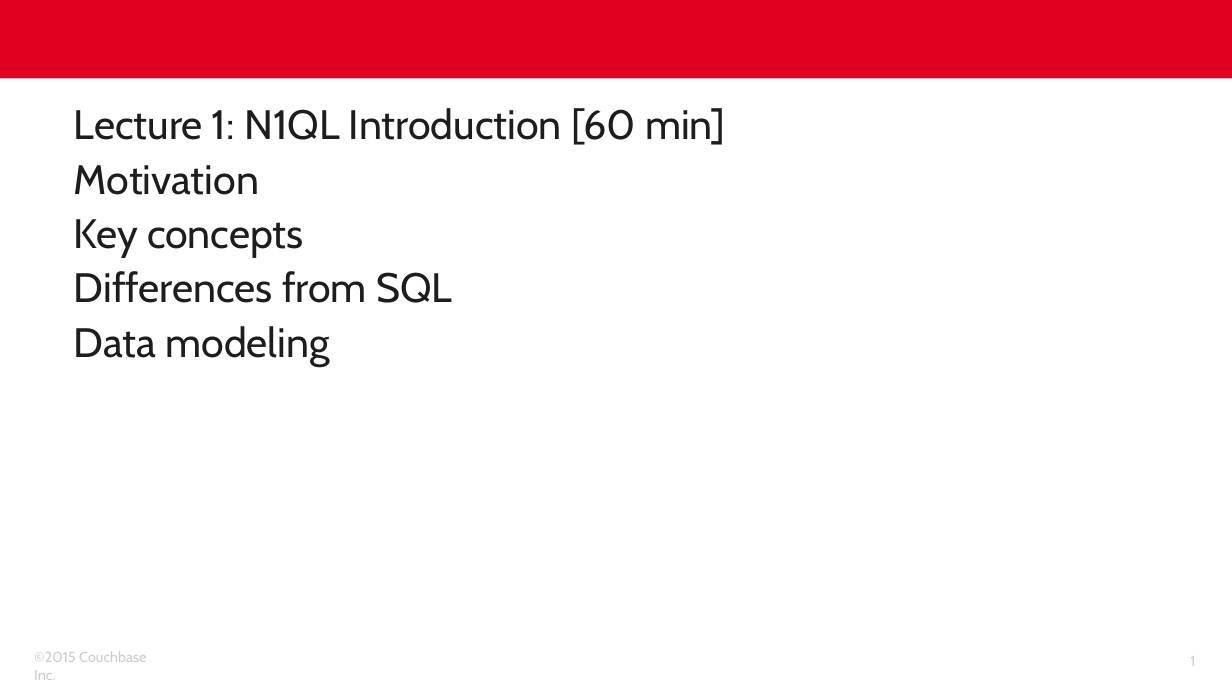
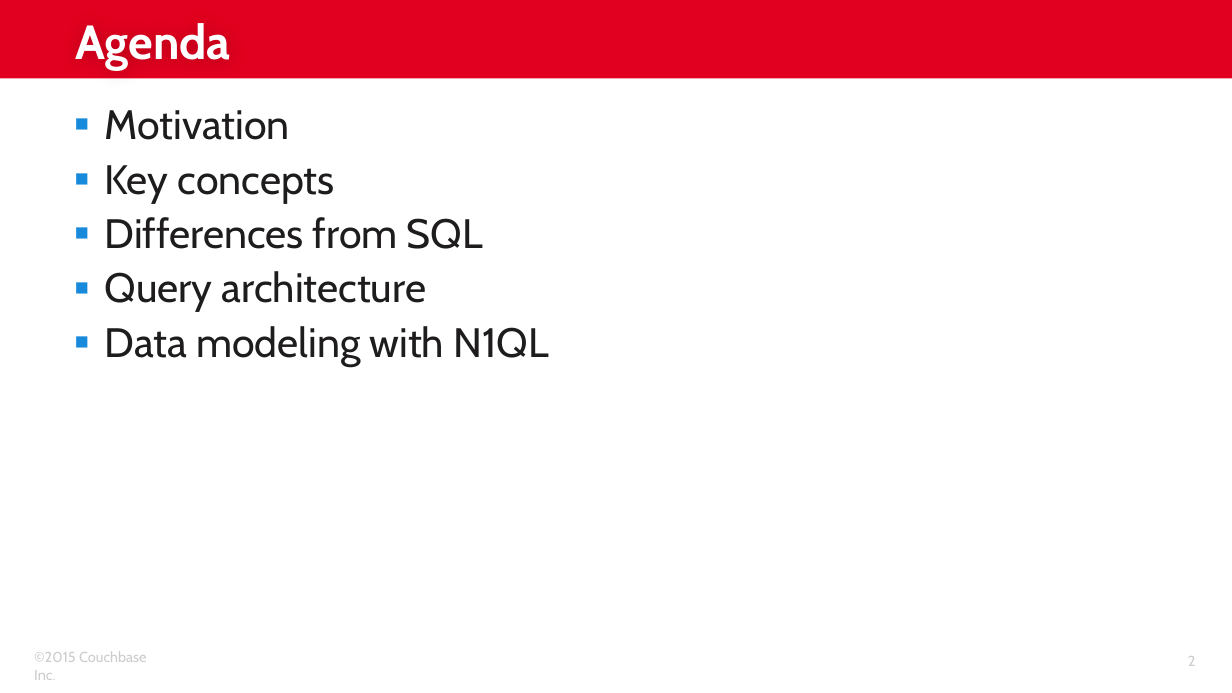
Before and after one commit to subalakr/workshop, a slide deck: slide 2 of server/presentations/Lec-03_N1QL_Introduction.pptx (slide 1 before the commit). Drawn at 1232x693 pixels with LibreOffice and Linux fonts; fonts in the diff are those of the drawing; background and template pictures are left out. Boxes give left, top, right and bottom in pixels: in the first picture for what was removed or moved away, otherwise in the second. Text is boxed around its words. In the diff, an @@ line names an element or a change of style, - is before the commit and + after.

Commit message:
Updated Lec-03.

```diff
--- a/server/presentations/Lec-03_N1QL_Introduction.pptx
+++ b/server/presentations/Lec-03_N1QL_Introduction.pptx
@@ title added at <box>75,23,231,70</box>, 28 pt, text #FFFFFF, bold @@
+Agenda
@@ text at <box>74,108,725,145</box>: paragraph removed @@
-Lecture 1: N1QL Introduction [60 min]
@@ text at <box>105,110,483,249</box>: bullet none to ▪ @@
@@ text at <box>105,271,550,367</box>: text changed @@
-Data modeling
+▪ Query architecture
+▪ Data modeling with N1QL
@@ page number at <box>1188,656,1196,666</box>: text changed @@
-1
+2
```
Also in this commit, not shown: 28 slides added, 13 slides removed.
